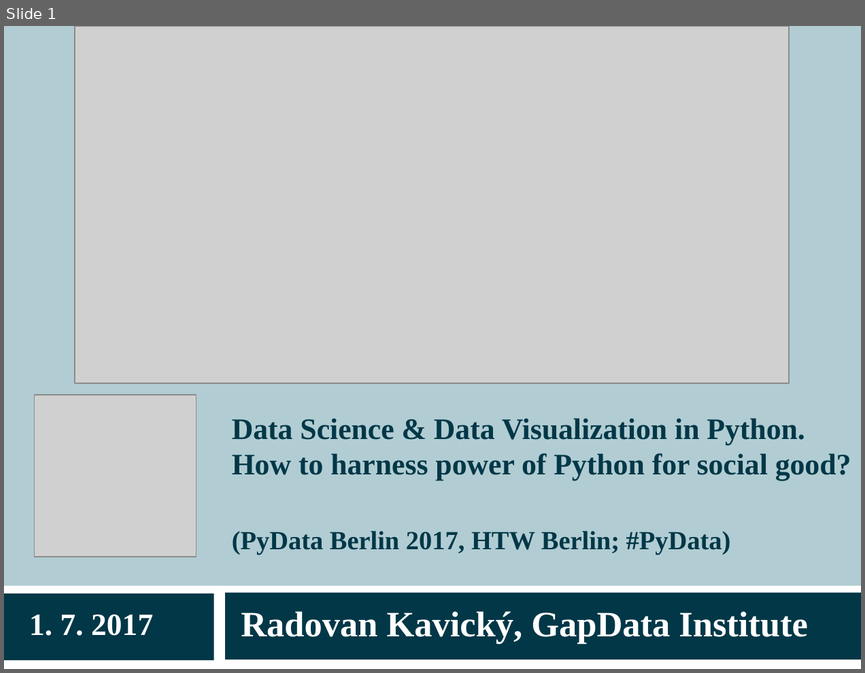
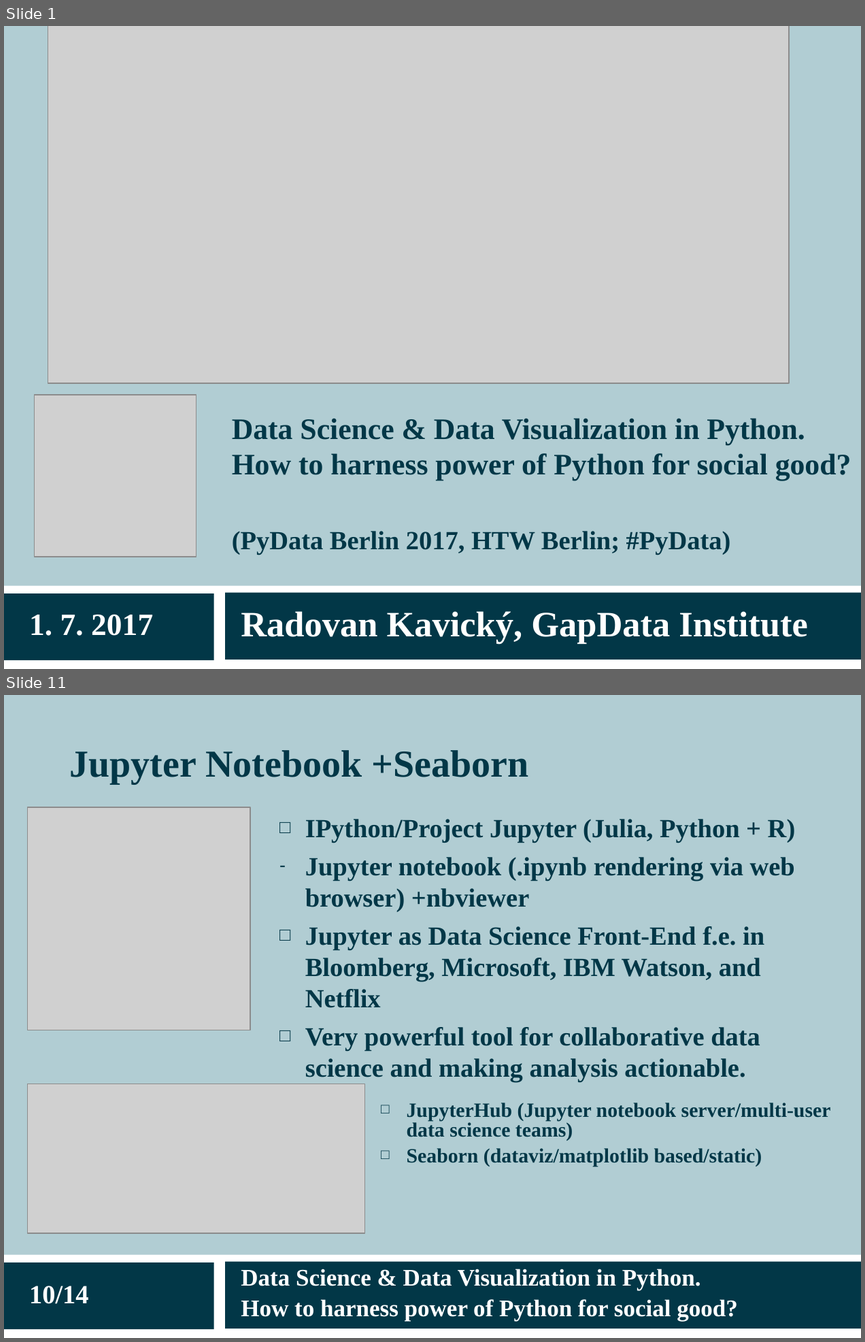
Before and after one commit to radovankavicky/PyDataBerlin2017, a slide deck: present/pydata2017berlin_datascience_final.ppt. Shown one above the other, each under a label of ours: slide 1 before the commit, slides 1 and 11 after it; the slides between them are not shown. The pictures are 865x673 and 865x1342 pixels, drawn with LibreOffice and Linux fonts; fonts in the diff are those of the drawing; grey boxes stand for pictures. Boxes give left, top, right and bottom in pixels: in the first picture for what was removed or moved away, otherwise in the second. Text is boxed around its words. In the diff, an @@ line names an element or a change of style, - is before the commit and + after.

```diff
--- a/present/pydata2017berlin_datascience_final.ppt
+++ b/present/pydata2017berlin_datascience_final.ppt
@@ slide 11 added at [4, 695, 861, 1338], background #B1CDD3; not listed: 3 template elements that a slide beside it also shows @@
@@ title added at [70, 750, 528, 783], 32 pt, text #023747, bold @@
+Jupyter Notebook +Seaborn
@@ picture added at [27, 807, 250, 1030] @@
@@ text added at [305, 819, 796, 1083], 22 pt, text #023747, bold @@
+  □ IPython/Project Jupyter (Julia, Python + R)
+  – Jupyter notebook (.ipynb rendering via web browser) +nbviewer
+  □ Jupyter as Data Science Front-End f.e. in Bloomberg, Microsoft, IBM Watson, and Netflix
+  □ Very powerful tool for collaborative data science and making analysis actionable.
@@ picture added at [27, 1084, 364, 1233] @@
@@ text added at [407, 1102, 831, 1166], 17.1 pt, text #023747, bold @@
+  □ JupyterHub (Jupyter notebook server/multi-user data science teams)
+  □ Seaborn (dataviz/matplotlib based/static)
@@ text added at [29, 1285, 89, 1304], 22 pt, text #FFFFFF, bold @@
+10/14
@@ text added at [241, 1268, 738, 1321], 20 pt, text #FFFFFF, bold @@
+Data Science & Data Visualization in Python.
+How to harness power of Python for social good?
@@ slide 1 changed as well @@
@@ picture: place and size @@
-picture at [75, 26, 789, 383]
+picture at [48, 26, 789, 382]
```
Also in this commit, not shown: 3 other slides changed, 13 other slides added, 7 slides removed, 2 other files.
